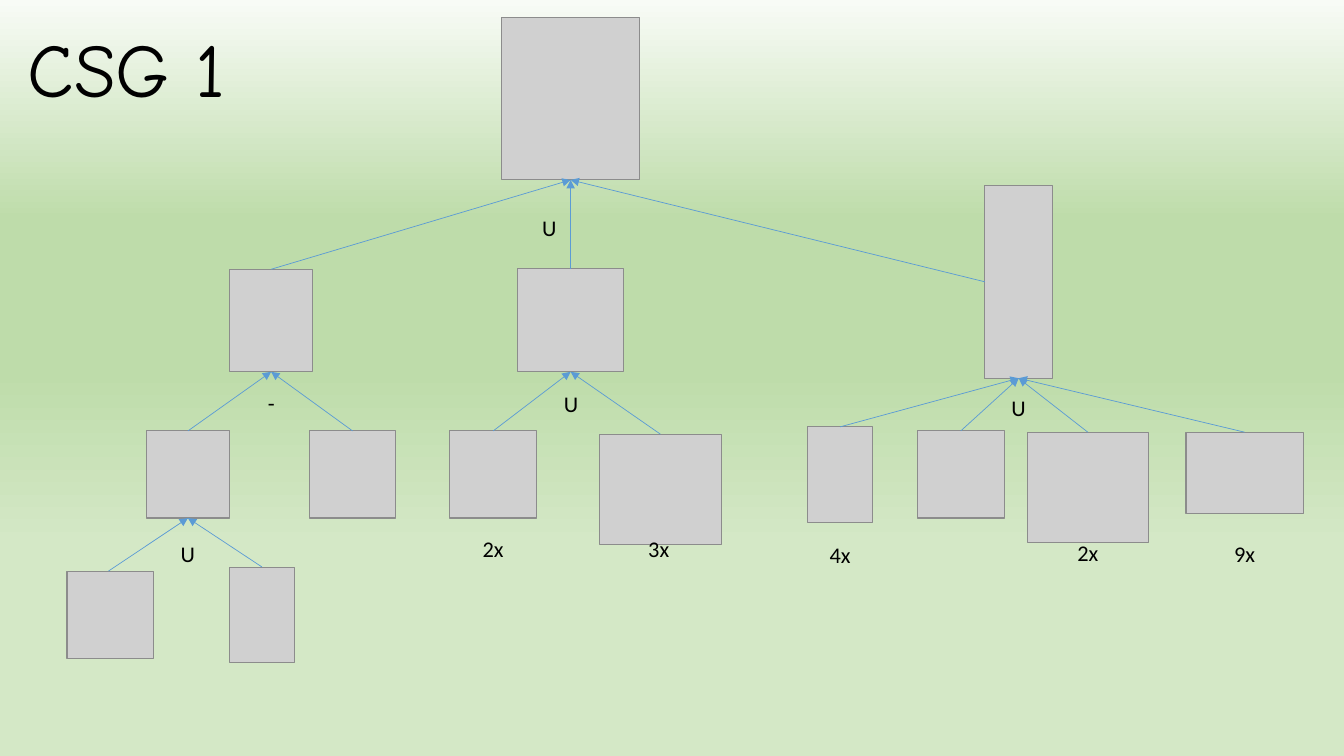
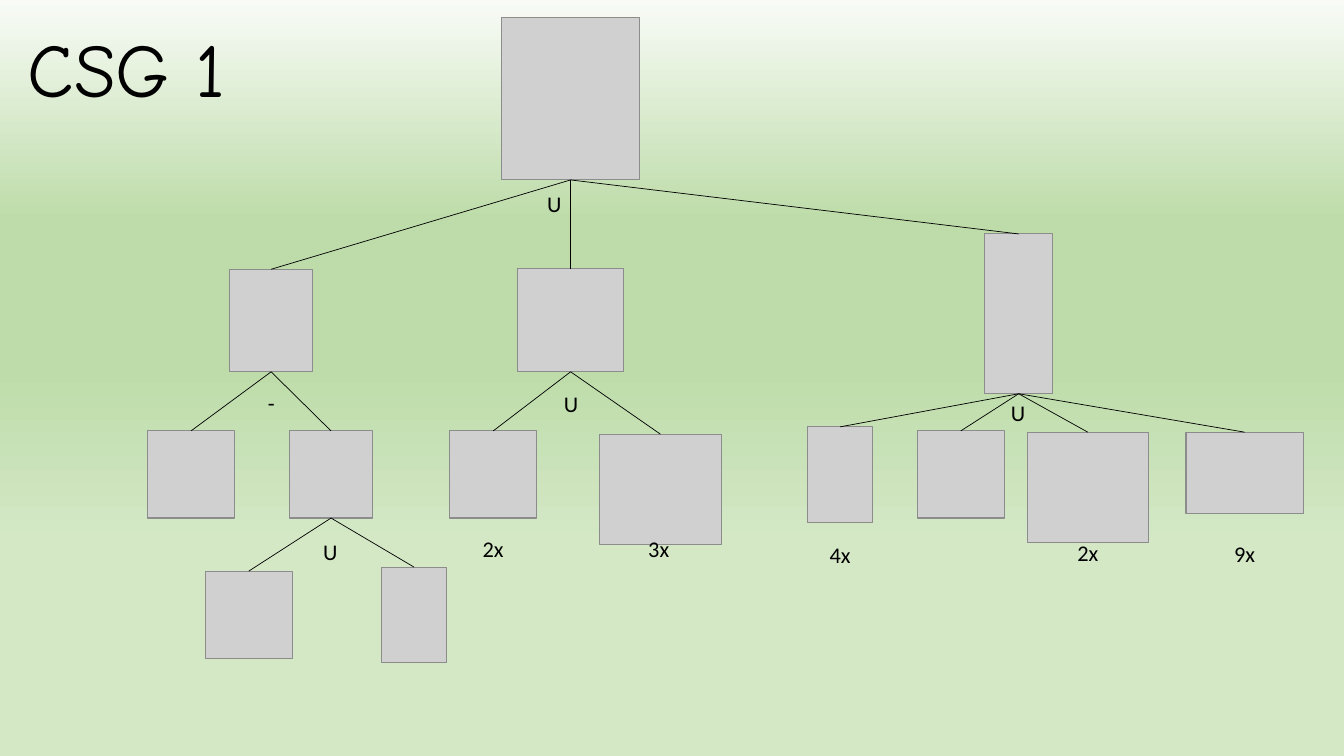
Before and after one commit to GabrielLMaia/Colosseum, a slide deck: slide 2 of CG.pptx. Drawn at 1344x756 pixels with LibreOffice and Linux fonts; fonts in the diff are those of the drawing; grey boxes stand for pictures. Boxes give left, top, right and bottom in pixels: in the first picture for what was removed or moved away, otherwise in the second. Text is boxed around its words. In the diff, an @@ line names an element or a change of style, - is before the commit and + after.

```diff
--- a/CG.pptx
+++ b/CG.pptx
@@ arrow moved from (271, 269) - (571, 180) to (571, 180) - (271, 269) @@
@@ arrow (571, 180) - (271, 269): arrow to line; stroke #5B9BD5 0.5 pt to #000000 0.5 pt @@
@@ text "U": place and size @@
-text "U" at (542,221,556,236)
+text "U" at (547,197,561,212)
@@ arrow moved from (571, 268) - (571, 180) to (571, 180) - (571, 268) @@
@@ arrow (571, 180) - (571, 268): arrow to line; stroke #5B9BD5 0.5 pt to #000000 0.5 pt @@
@@ arrow moved from (985, 282) - (571, 180) to (1019, 234) - (571, 180) @@
@@ arrow (1019, 234) - (571, 180): arrow to line; stroke #5B9BD5 0.5 pt to #000000 0.5 pt @@
@@ picture: place and size @@
-picture at (985,186,1053,378)
+picture at (985,234,1053,394)
@@ arrow moved from (188, 432) - (271, 372) to (271, 372) - (191, 432) @@
@@ arrow (271, 372) - (191, 432): arrow to line; stroke #5B9BD5 0.5 pt to #000000 0.5 pt @@
@@ arrow moved from (353, 432) - (271, 372) to (331, 432) - (271, 372) @@
@@ arrow (331, 432) - (271, 372): arrow to line; stroke #5B9BD5 0.5 pt to #000000 0.5 pt @@
@@ arrow (493, 432) - (571, 372): arrow to line; stroke #5B9BD5 0.5 pt to #000000 0.5 pt @@
@@ arrow (660, 435) - (571, 372): arrow to line; stroke #5B9BD5 0.5 pt to #000000 0.5 pt @@
@@ arrow moved from (840, 426) - (1019, 378) to (840, 426) - (1019, 394) @@
@@ arrow (840, 426) - (1019, 394): arrow to line; stroke #5B9BD5 0.5 pt to #000000 0.5 pt @@
@@ arrow moved from (961, 432) - (1019, 378) to (961, 432) - (1019, 394) @@
@@ arrow (961, 432) - (1019, 394): arrow to line; stroke #5B9BD5 0.5 pt to #000000 0.5 pt @@
@@ text "U": place and size @@
-text "U" at (1011,401,1025,416)
+text "U" at (1011,406,1025,421)
@@ arrow moved from (1245, 433) - (1019, 378) to (1245, 433) - (1019, 394) @@
@@ arrow (1245, 433) - (1019, 394): arrow to line; stroke #5B9BD5 0.5 pt to #000000 0.5 pt @@
@@ arrow moved from (1088, 433) - (1019, 378) to (1088, 433) - (1019, 394) @@
@@ arrow (1088, 433) - (1019, 394): arrow to line; stroke #5B9BD5 0.5 pt to #000000 0.5 pt @@
@@ picture: place and size @@
-picture at (310,432,396,518)
+picture at (147,432,234,518)
@@ picture: place and size @@
-picture at (146,432,230,518)
+picture at (289,432,373,518)
@@ arrow removed from (109, 572) to (188, 518) @@
@@ arrow moved from (262, 568) - (188, 518) to (331, 518) - (249, 572) @@
@@ arrow (331, 518) - (249, 572): arrow to line; stroke #5B9BD5 0.5 pt to #000000 0.5 pt @@
@@ text "U": place and size @@
-text "U" at (181,547,195,562)
+text "U" at (323,545,337,560)
@@ line added from (414, 568) to (331, 518), #000000 0.5 pt @@
@@ picture: place and size @@
-picture at (230,568,294,663)
+picture at (382,568,447,663)
@@ picture: place and size @@
-picture at (68,572,154,658)
+picture at (206,572,292,658)
```
Also in this commit, not shown: 1 other slide changed, 3 other files.
